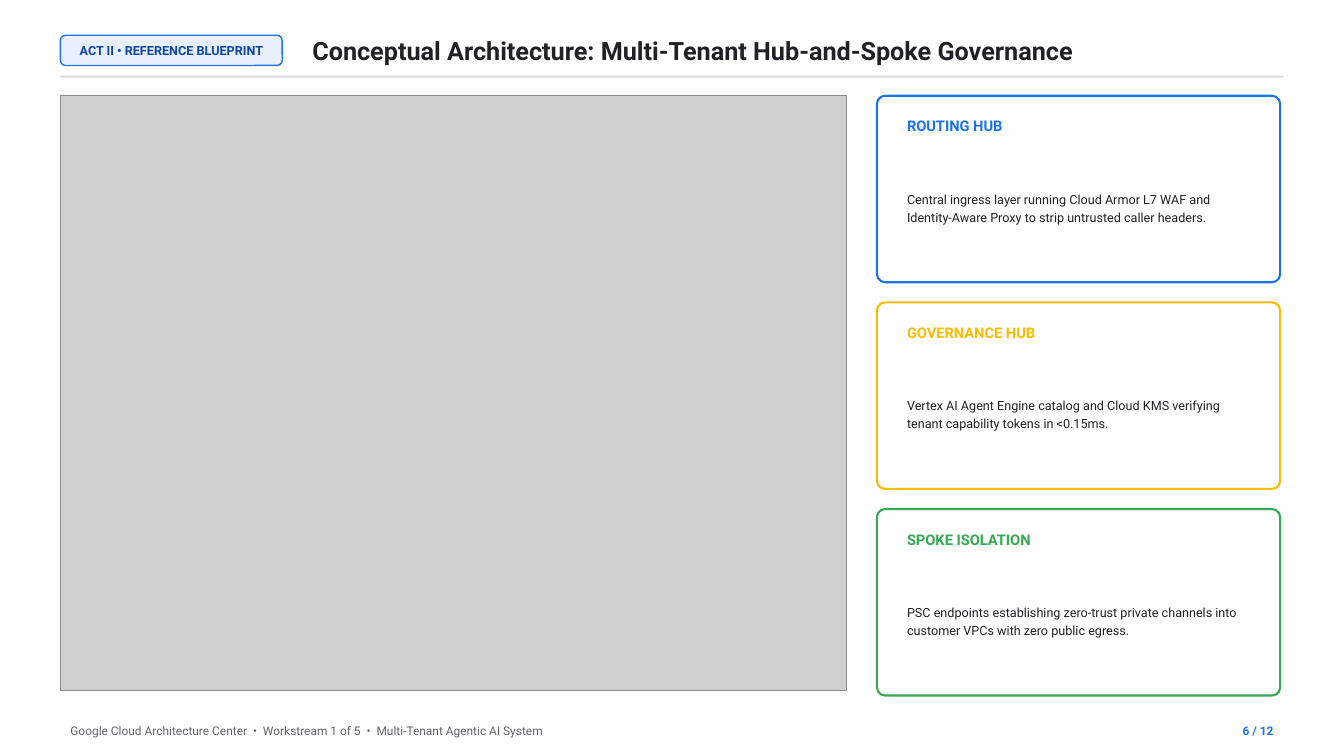
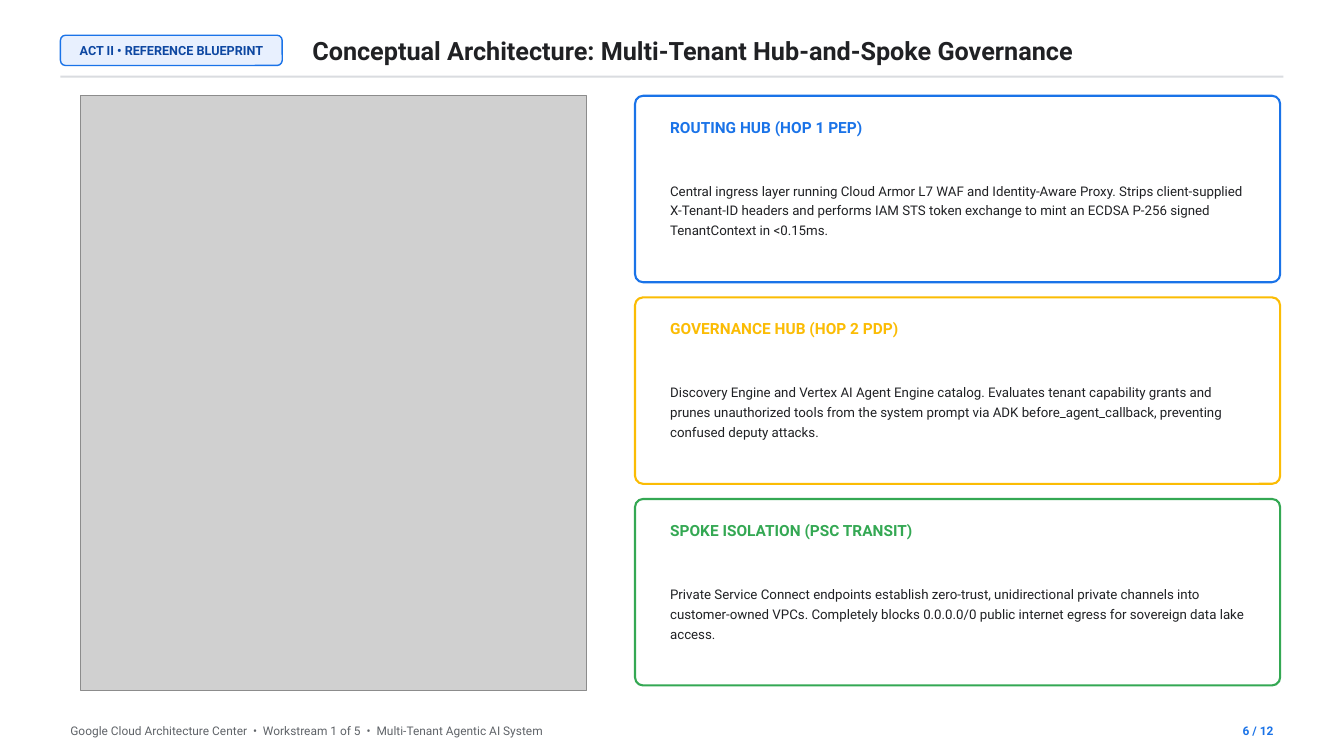
Before and after one commit to nitinaggarwal-12/blogs, a slide deck: slide 6 of slides/ws1-12slide-visual-deck.pptx. Drawn at 1344x756 pixels with LibreOffice and Linux fonts; fonts in the diff are those of the drawing; grey boxes stand for pictures. Boxes give left, top, right and bottom in pixels: in the first picture for what was removed or moved away, otherwise in the second. Text is boxed around its words. In the diff, an @@ line names an element or a change of style, - is before the commit and + after.

```diff
--- a/slides/ws1-12slide-visual-deck.pptx
+++ b/slides/ws1-12slide-visual-deck.pptx
@@ picture: place and size @@
-picture at (60,96,847,691)
+picture at (81,96,587,691)
@@ rounded rectangle: place and size @@
-rounded rectangle at (877,96,1280,282)
+rounded rectangle at (635,96,1280,282)
@@ text at (670,121,862,136): text changed; size 10.5 to 11 pt @@
-ROUTING HUB
+ROUTING HUB (HOP 1 PEP)
@@ text at (670,186,1243,235): text changed; size 9 to 9.5 pt @@
-Central ingress layer running Cloud Armor L7 WAF and Identity-Aware Proxy to strip untrusted caller headers.
+Central ingress layer running Cloud Armor L7 WAF and Identity-Aware Proxy. Strips client-supplied X-Tenant-ID headers and performs IAM STS token exchange to mint an ECDSA P-256 signed TenantContext in <0.15ms.
@@ rounded rectangle: place and size @@
-rounded rectangle at (877,302,1280,489)
+rounded rectangle at (635,297,1280,484)
@@ text at (670,322,898,338): text changed; size 10.5 to 11 pt @@
-GOVERNANCE HUB
+GOVERNANCE HUB (HOP 2 PDP)
@@ text at (670,387,1222,440): text changed; size 9 to 9.5 pt @@
-Vertex AI Agent Engine catalog and Cloud KMS verifying tenant capability tokens in <0.15ms.
+Discovery Engine and Vertex AI Agent Engine catalog. Evaluates tenant capability grants and prunes unauthorized tools from the system prompt via ADK before_agent_callback, preventing confused deputy attacks.
@@ rounded rectangle: place and size @@
-rounded rectangle at (877,509,1280,696)
+rounded rectangle at (635,499,1280,686)
@@ text at (670,524,912,539): text changed; size 10.5 to 11 pt @@
-SPOKE ISOLATION
+SPOKE ISOLATION (PSC TRANSIT)
@@ text at (670,589,1244,639): text changed; size 9 to 9.5 pt @@
-PSC endpoints establishing zero-trust private channels into customer VPCs with zero public egress.
+Private Service Connect endpoints establish zero-trust, unidirectional private channels into customer-owned VPCs. Completely blocks 0.0.0.0/0 public internet egress for sovereign data lake access.
```
Also in this commit, not shown: 1 other slide changed, 2 other files.
